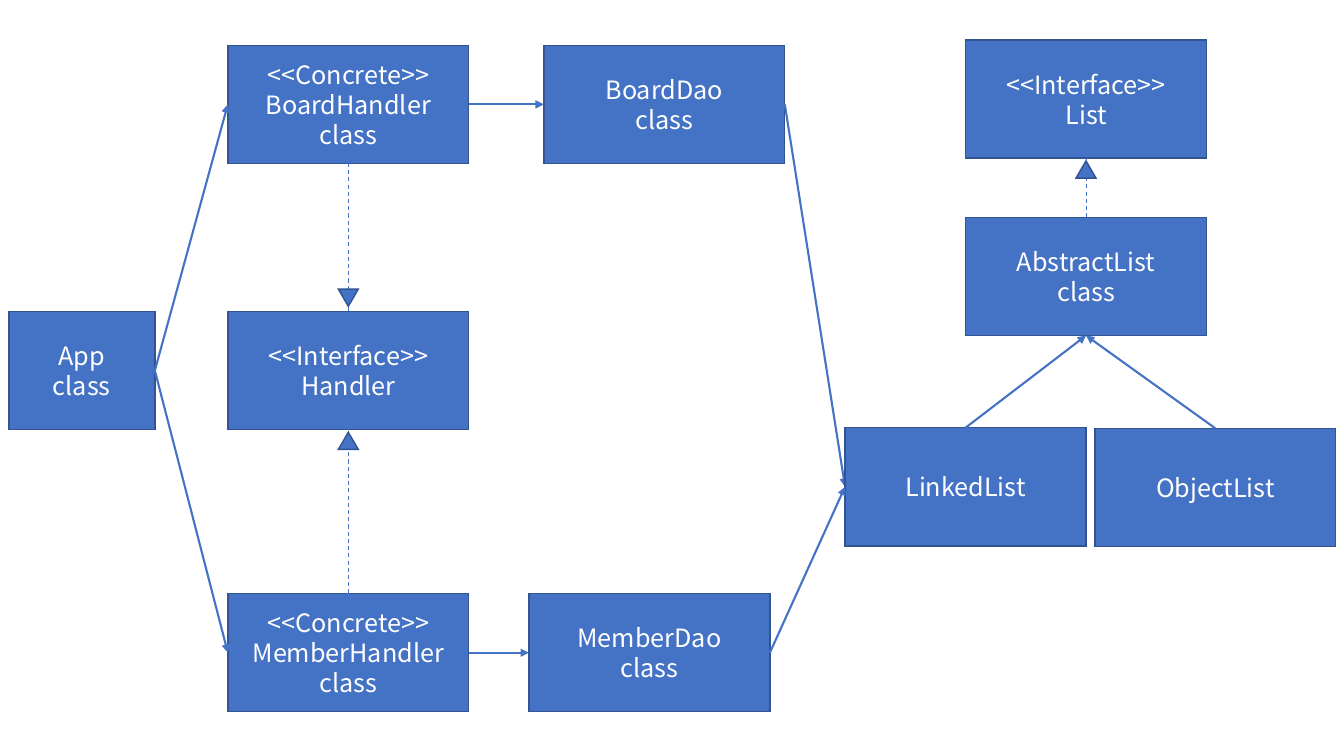
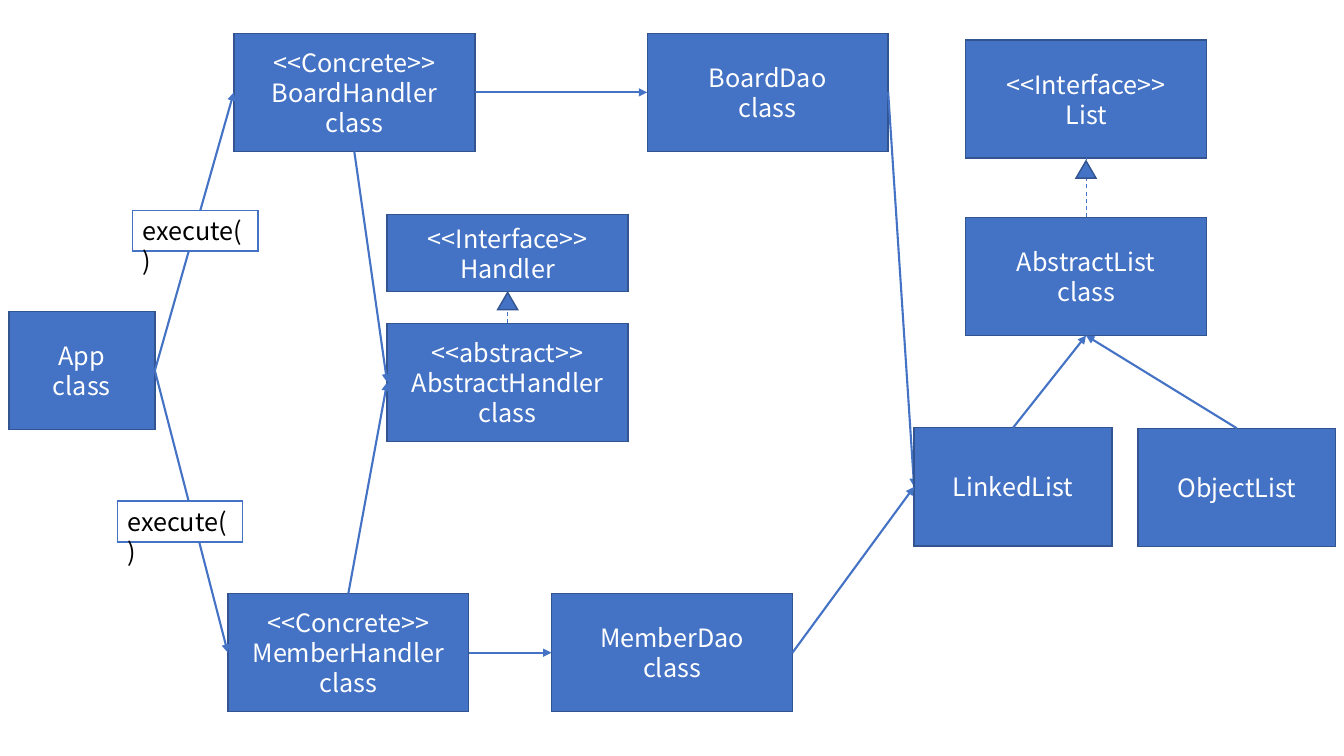
Before and after one commit to Dingadung/2022-study-workspace, a slide deck: slide 2 of study-note/자바/2022-08-04 내용정리 .pptx (slide 7 before the commit). Drawn at 1344x756 pixels with LibreOffice and Linux fonts; fonts in the diff are those of the drawing. Boxes give left, top, right and bottom in pixels: in the first picture for what was removed or moved away, otherwise in the second. Text is boxed around its words. In the diff, an @@ line names an element or a change of style, - is before the commit and + after.

Commit message:
Add board-app AbstractHandler class

```diff
--- a/study-note/자바/2022-08-04 내용정리 .pptx
+++ b/study-note/자바/2022-08-04 내용정리 .pptx
@@ rectangle "<<Concrete>>": place and size @@
-rectangle "<<Concrete>>" at [228,45,469,163]
+rectangle "<<Concrete>>" at [234,33,475,151]
@@ rectangle "BoardDao": place and size @@
-rectangle "BoardDao" at [544,45,785,163]
+rectangle "BoardDao" at [647,33,888,151]
@@ arrow moved from (155, 371) - (228, 105) to (155, 371) - (234, 93) @@
@@ arrow moved from (469, 105) - (544, 105) to (475, 93) - (647, 93) @@
@@ arrow moved from (785, 105) - (845, 487) to (888, 93) - (914, 487) @@
@@ arrow added from (355, 151) to (387, 382), #4472C4 1.5 pt @@
@@ rectangle added at [133,211,258,251], fill #FFFFFF, outline #4472C4 1 pt, 18 pt, text #000000 @@
+execute()
@@ rectangle "<<Interface>>": place and size @@
-rectangle "<<Interface>>" at [228,312,469,430]
+rectangle "<<Interface>>" at [387,215,628,291]
@@ triangle at [498,292,518,310]: rotation 180 to 0 degrees @@
@@ line moved from (349, 312) - (349, 163) to (508, 324) - (508, 291) @@
@@ rectangle added at [387,324,628,442], fill #4472C4, outline #325491 1 pt, 18 pt, text #FFFFFF @@
+<<abstract>>
+AbstractHandler
+class
@@ arrow moved from (966, 427) - (1086, 336) to (1013, 427) - (1086, 336) @@
@@ arrow moved from (1216, 429) - (1086, 336) to (1237, 429) - (1086, 336) @@
@@ line moved from (349, 594) - (349, 430) to (349, 594) - (387, 382) @@
@@ line (349, 594) - (387, 382): line to arrow; stroke #4472C4 0.75 pt dashed to #4472C4 1.5 pt @@
@@ triangle removed at [339,433,359,450] @@
@@ rectangle "LinkedList": place and size @@
-rectangle "LinkedList" at [845,427,1086,545]
+rectangle "LinkedList" at [914,427,1112,545]
@@ rectangle "ObjectList": place and size @@
-rectangle "ObjectList" at [1095,429,1336,546]
+rectangle "ObjectList" at [1138,429,1336,546]
@@ rectangle added at [117,501,242,541], fill #FFFFFF, outline #4472C4 1 pt, 18 pt, text #000000 @@
+execute()
@@ arrow moved from (770, 653) - (845, 487) to (792, 653) - (914, 487) @@
@@ rectangle "MemberDao": place and size @@
-rectangle "MemberDao" at [529,594,770,712]
+rectangle "MemberDao" at [552,594,792,712]
@@ arrow moved from (469, 653) - (529, 653) to (469, 653) - (552, 653) @@
```
Also in this commit, not shown: 5 slides removed, 17 other files.
